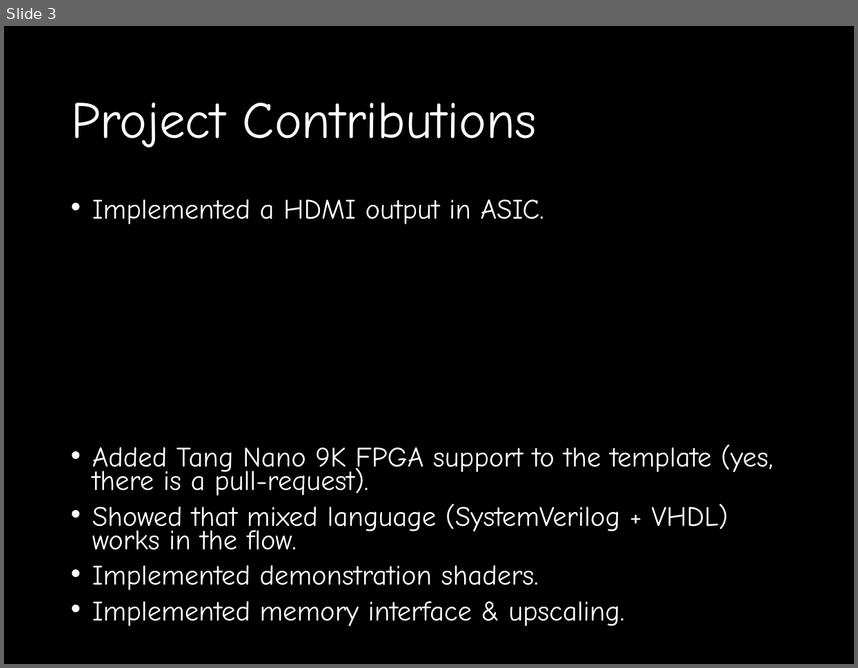
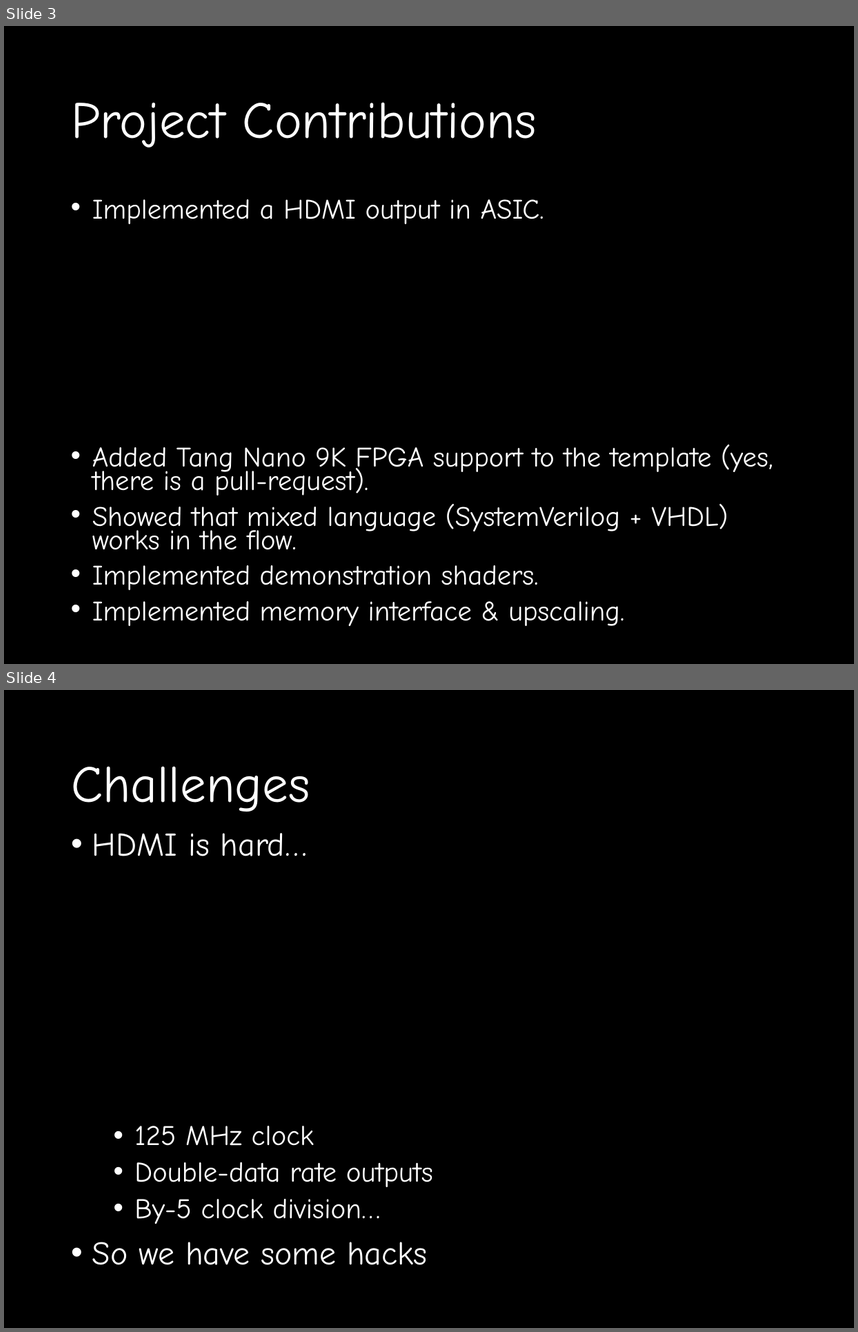
Before and after one commit to Zielasko/bASIC-game-of-Life-, a slide deck: bAGOLife.pptx. Shown one above the other, each under a label of ours: slide 3 before the commit, slides 3 and 4 after it. The pictures are 858x668 and 858x1332 pixels, drawn with LibreOffice and Linux fonts; fonts in the diff are those of the drawing; background and template pictures are left out. Boxes give left, top, right and bottom in pixels: in the first picture for what was removed or moved away, otherwise in the second. Text is boxed around its words. In the diff, an @@ line names an element or a change of style, - is before the commit and + after.

Commit message:
Added a challenges slide

```diff
--- a/bAGOLife.pptx
+++ b/bAGOLife.pptx
@@ slide 4 added at (4, 690, 854, 1328), background picture (left out) @@
@@ title added at (71, 766, 310, 811), 44 pt, text #FFFFFF @@
+Challenges
@@ text added at (92, 833, 433, 1265), 24 pt, text #FFFFFF @@
+• HDMI is hard…
+  • 125 MHz clock
+  • Double-data rate outputs
+  • By-5 clock division…
+• So we have some hacks
```
Also in this commit, not shown: 1 slide removed.
